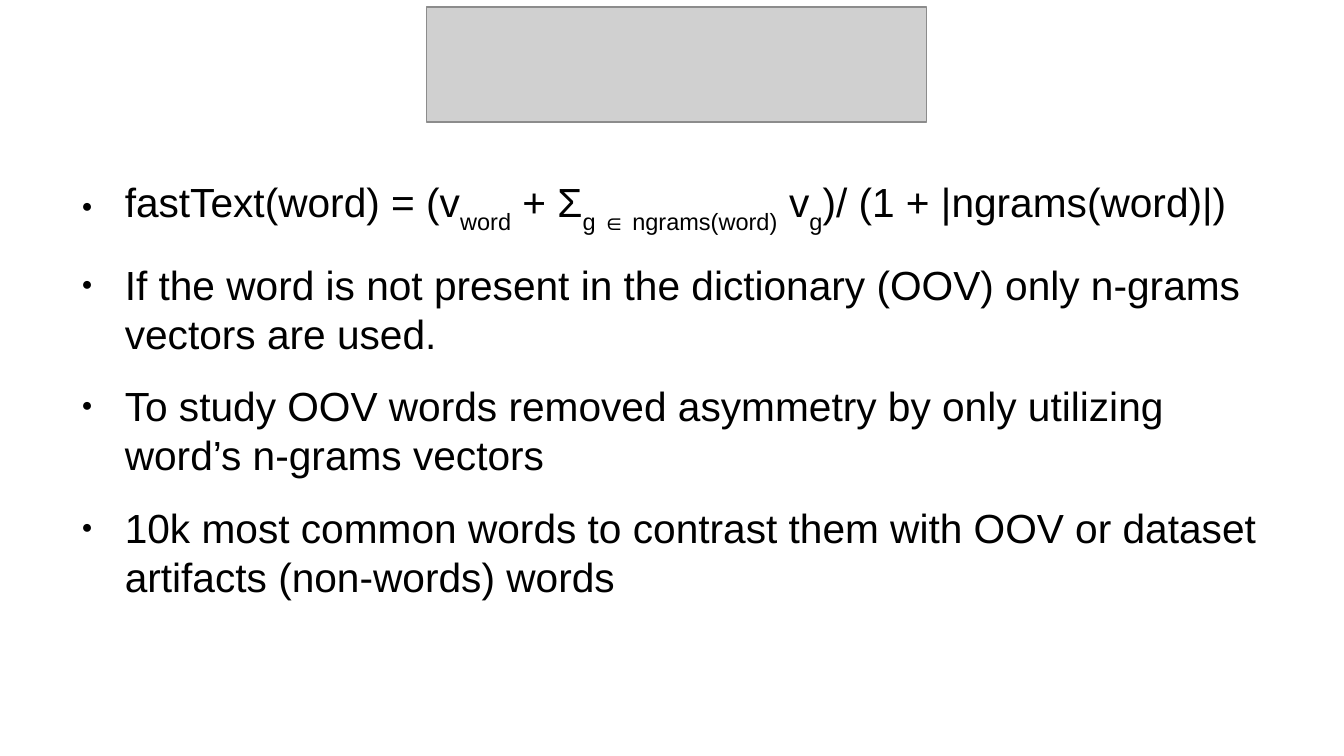
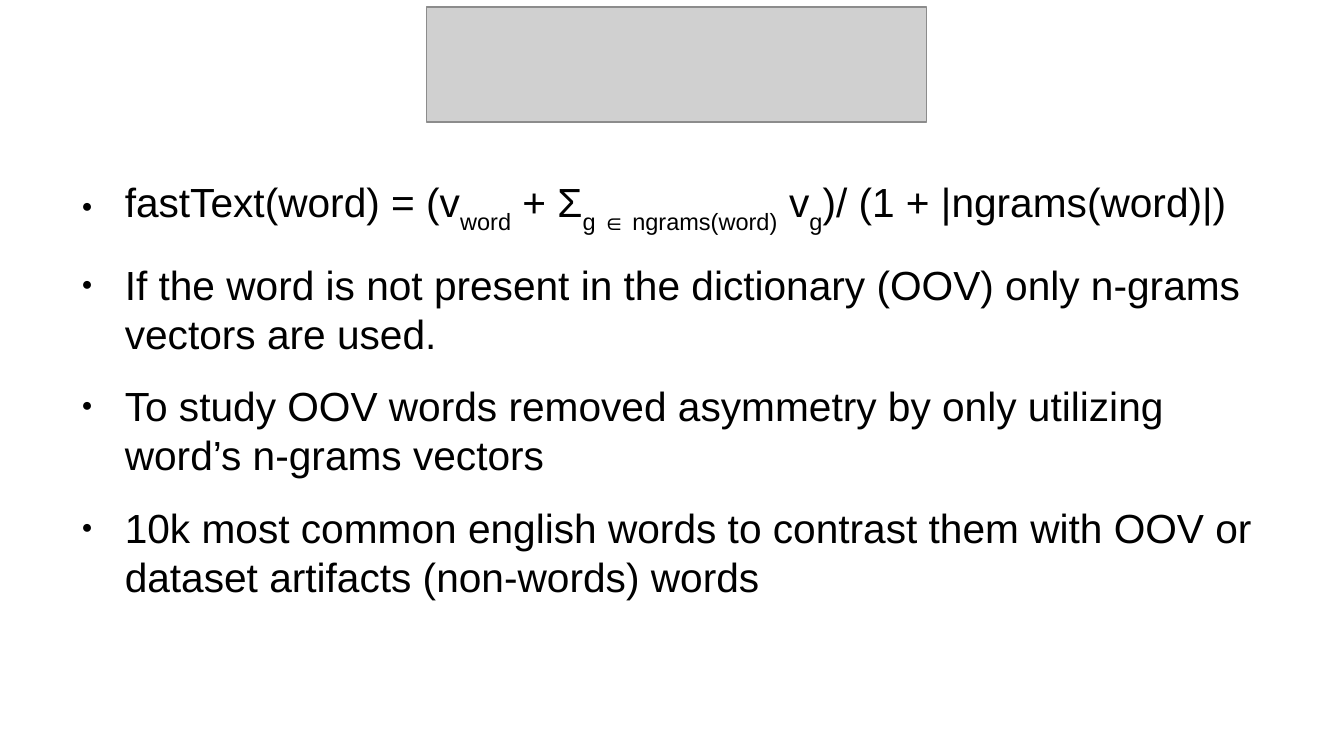
Before and after one commit to vackosar/fasttext-vector-norms-and-oov-words, a slide deck: slide 6 of presentation.odp. Drawn at 1344x756 pixels with LibreOffice and Linux fonts; fonts in the diff are those of the drawing; grey boxes stand for pictures. Boxes give left, top, right and bottom in pixels: in the first picture for what was removed or moved away, otherwise in the second. Text is boxed around its words. In the diff, an @@ line names an element or a change of style, - is before the commit and + after.

```diff
--- a/presentation.odp
+++ b/presentation.odp
@@ text at <box>125,513,1251,599</box>: text changed @@
-● 10k most common words to contrast them with OOV or dataset artifacts (non-words) words
+● 10k most common english words to contrast them with OOV or dataset artifacts (non-words) words
```
Also in this commit, not shown: 7 other slides changed.
